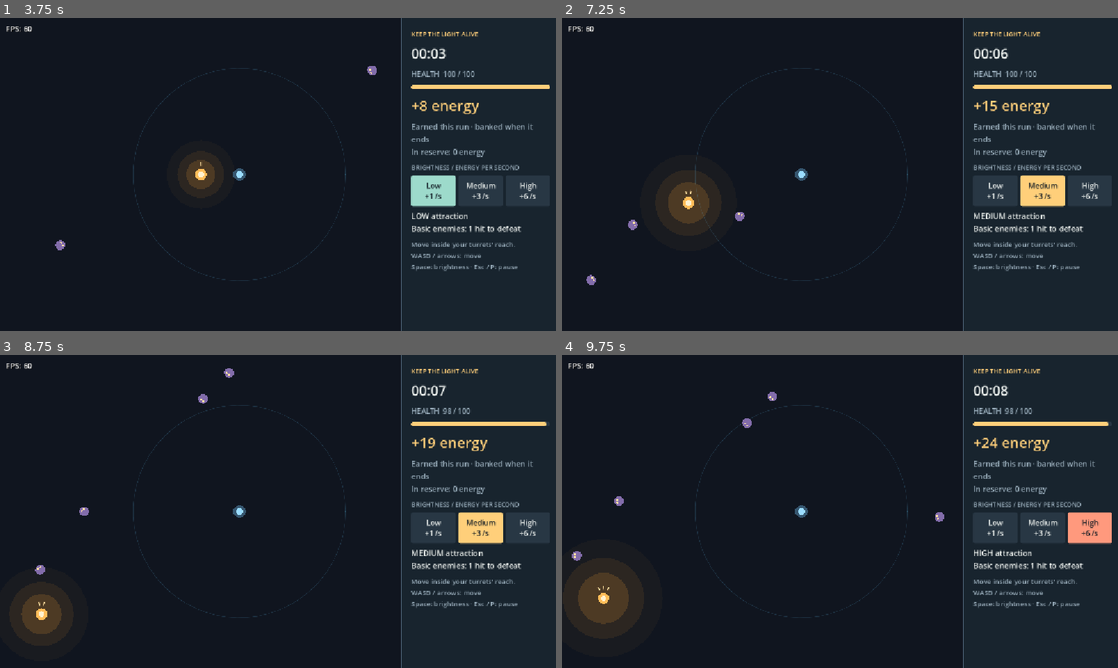
Above: before the commit, frames 1-4 (two rows, left to right).
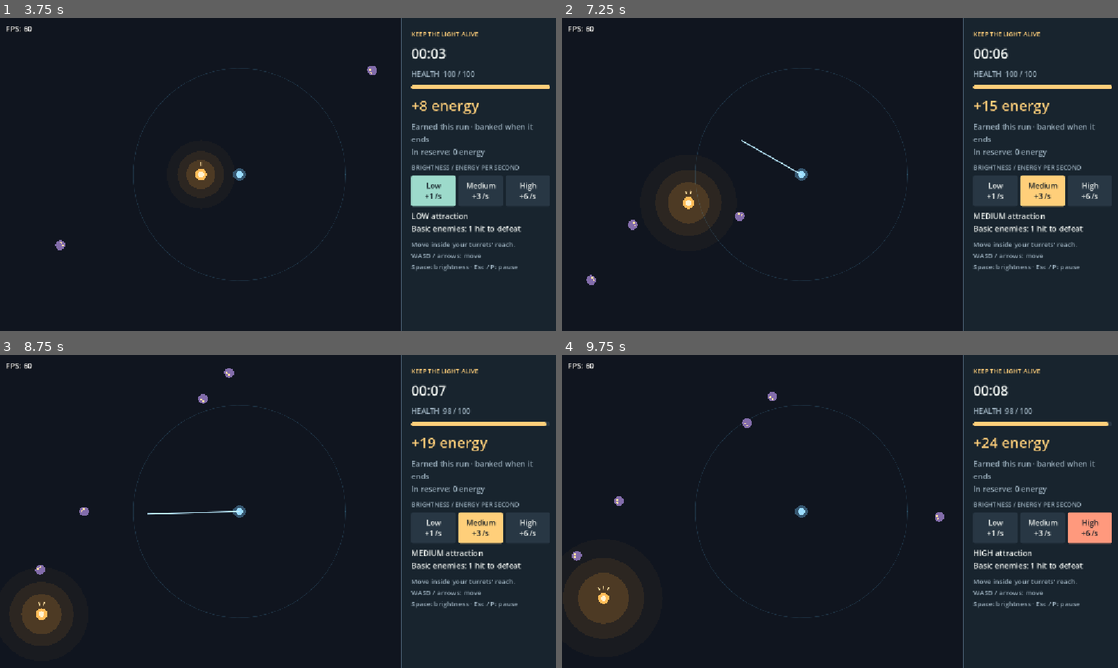
Above: after the commit, the same moments.

Repository: pelletiermaxime/little-last-light
Game: Godot game, scene res://main.tscn
Same seed, same stepped clock (60 frames per second), same inputs: the game is played once before the commit and once after it.
Inputs (mouse positions are in pixels of both pictures, inside the frame that each line leads up to):
- Up to frame 1 (3.75 s): click "Start run (Enter)" at 0.5 s; click "Low +1 /s" at 1.25 s; click "Medium +3 /s" at 2 s; click "High +6 /s" at 2.75 s; tap Enter (start_run) at 3.5 s; move the mouse to (400, 158) at 3.52 s; hold Space (cycle_brightness) from 3.53 s (still down); hold Enter (start_run) from 3.53 s (still down); click (400, 158) at 3.67 s
- Up to frame 2 (7.25 s): move the mouse to (728, 190) at 4.27 s; release Space (cycle_brightness) at 4.28 s; release Enter (start_run) at 4.28 s; hold S (move_down) 4.28-5.03 s; tap B (build_turret) at 4.35 s; tap Enter (start_run) at 4.55, 5, 6.05, 6.5 s; move the mouse to (895, 105) at 5.02 s; hold Space (cycle_brightness) 5.03-5.78 s; hold Enter (start_run) 5.03-5.78 s; move the mouse to (812, 237) at 5.77 s; hold W (move_up) 5.78-6.53 s; tap P at 5.85 s; click (812, 237) at 5.92 s; move the mouse to (1006, 221) at 6.52 s; hold A (move_left) from 6.53 s (still down); hold Enter (start_run) from 6.53 s (still down)
- Up to frame 3 (8.75 s): move the mouse to (111, 464) at 7.27 s; release Enter (start_run) at 7.28 s; tap B (build_turret) at 7.35 s; tap Enter (start_run) at 7.55 s; move the mouse to (305, 511) at 8.02 s; release A (move_left) at 8.03 s; hold S (move_down) from 8.03 s (still down); hold Enter (start_run) from 8.03 s (still down); click (305, 511) at 8.17 s
- Up to frame 4 (9.75 s): move the mouse to (756, 433) at 8.77 s; release S (move_down) at 8.78 s; release Enter (start_run) at 8.78 s; hold Space (cycle_brightness) 8.78-9.53 s; tap P at 8.85 s; tap Enter (start_run) at 9.05 s; move the mouse to (962, 495) at 9.52 s; hold W (move_up) from 9.53 s (still down); hold Enter (start_run) from 9.53 s (still down)

Frame 1 is identical in both runs. In frame 2, less than 0.1% of the frame differs, in the area x 32-44%, y 38-51%; in frame 3, less than 0.1%, in the area x 26-44%, y 49-52%; in frame 4, less than 0.1%.

Commit message:
Improve swarm rendering and idle turret performance

Diff:
--- a/charger.gd
+++ b/charger.gd
@@ -14,6 +14,11 @@
 
 var state: State = State.APPROACH
 var state_remaining: float = 0.0
+
+
+func _create_body() -> void:
+	# Chargers draw their own animated warning and diamond, not the basic body.
+	pass
 
 
 func _ready() -> void:
--- a/enemy.gd
+++ b/enemy.gd
@@ -12,12 +12,18 @@
 var health: float
 
 var target: Node2D
-var heading: Vector2 = Vector2.ZERO
+var heading: Vector2 = Vector2.ZERO:
+	set(value):
+		heading = value
+		if is_instance_valid(body):
+			body.rotation = value.angle() if not value.is_zero_approx() else -PI / 2.0
+var body: Node2D
 
 
 func _ready() -> void:
 	health = max_health
 	add_to_group("enemies")
+	_create_body()
 	queue_redraw()
 
 
@@ -48,7 +54,21 @@
 	# A curved approach may miss it entirely, even when it is very close.
 	if fraction < 1.0:
 		target.take_damage(contact_damage_per_second * delta * (1.0 - fraction))
-	queue_redraw()
+
+
+func _create_body() -> void:
+	# Godot caches these draw commands. Rotate the canvas item to aim the eyes
+	# instead of rebuilding circles for every pursuer on every frame.
+	body = Node2D.new()
+	body.rotation = heading.angle() if not heading.is_zero_approx() else -PI / 2.0
+	body.draw.connect(_draw_body)
+	add_child(body)
+
+
+func _draw_body() -> void:
+	body.draw_circle(Vector2.ZERO, 10.0, Color("#826caa"))
+	body.draw_circle(Vector2(4, 3), 2.0, Color("#ffe0a3"))
+	body.draw_circle(Vector2(4, -3), 2.0, Color("#ffe0a3"))
 
 
 func _first_contact_fraction(movement: Vector2) -> float:
@@ -71,12 +91,7 @@
 
 
 func _draw() -> void:
-	# Eyes face the direction of travel, making pursuit commitment visible.
-	var forward := heading if not heading.is_zero_approx() else Vector2.UP
-	var side := forward.orthogonal()
-	draw_circle(Vector2.ZERO, 10.0, Color("#826caa"))
-	draw_circle(forward * 4.0 - side * 3.0, 2.0, Color("#ffe0a3"))
-	draw_circle(forward * 4.0 + side * 3.0, 2.0, Color("#ffe0a3"))
+	# Health bars remain upright, and only change when taking damage.
 	if max_health > 1.0:
 		draw_rect(Rect2(-12, -18, 24, 3), Color("#35414e"))
 		draw_rect(Rect2(-12, -18, 24 * health / max_health, 3), Color("#efb17b"))
--- a/lantern.gd
+++ b/lantern.gd
@@ -44,7 +44,8 @@
 		return
 	health = maxf(0.0, health - amount)
 	hit_flash = 0.15
-	_update_status()
+	# The HUD samples health at 10 Hz. A crowd must not rebuild the entire UI
+	# once per contact per frame; death still refreshes immediately via end_run.
 	queue_redraw()
 	if health <= 0.0:
 		died.emit()
--- /dev/null
+++ b/tests/benchmark_swarm.gd
@@ -0,0 +1,52 @@
+extends SceneTree
+
+# Run with --disable-vsync --fixed-fps 144 --path . --script tests/benchmark_swarm.gd.
+# Headless runs measure CPU only; use a real display to include rendering.
+var redraws: int = 0
+
+
+func _initialize() -> void:
+	call_deferred("benchmark")
+
+
+func benchmark() -> void:
+	var scene = load("res://main.tscn").instantiate()
+	scene.save_path = "/tmp/little-last-light-benchmark-%d.json" % OS.get_process_id()
+	root.add_child(scene)
+	scene.start_run()
+	scene.set_process(false)
+	scene.lantern.set_physics_process(false)
+	scene.lantern.max_health = 1000000000.0
+	scene.lantern.health = scene.lantern.max_health
+	scene.lantern.elapsed = 300.0
+	for index in range(24):
+		var turret = load("res://turret.tscn").instantiate()
+		turret.position = Vector2(-1000, -1000)
+		scene.add_child(turret)
+		turret.draw.connect(func(): redraws += 1)
+	for count in [100, 500, 1000]:
+		scene._clear_enemies()
+		await process_frame
+		for index in range(count):
+			scene._spawn_enemy()
+			var enemy = scene.get_child(scene.get_child_count() - 1)
+			enemy.position = scene.lantern.position + Vector2.from_angle(index * 2.39996) * (120.0 + index % 200)
+			enemy.contact_damage_per_second = 0.0
+			enemy.draw.connect(func(): redraws += 1)
+			for child in enemy.get_children():
+				if child is CanvasItem:
+					child.draw.connect(func(): redraws += 1)
+		for frame in range(30):
+			await process_frame
+		redraws = 0
+		var samples: Array[float] = []
+		for frame in range(240):
+			# A deterministic moving target keeps the swarm steering.
+			scene.lantern.position = scene.get_arena_rect().get_center() + Vector2.from_angle(frame * 0.02) * 100.0
+			var started := Time.get_ticks_usec()
+			await process_frame
+			samples.append((Time.get_ticks_usec() - started) / 1000.0)
+		samples.sort()
+		print("SWARM count=%d frame_ms_median=%.3f frame_ms_p95=%.3f redraws=%d renderer=%s" % [count, samples[120], samples[228], redraws, DisplayServer.get_name()])
+	scene.free()
+	quit()
--- /dev/null
+++ b/tests/check_performance.gd
@@ -0,0 +1,97 @@
+extends SceneTree
+
+class CountingTurret extends "res://turret.gd":
+	var searches: int = 0
+	func _find_nearest_enemy() -> Node2D:
+		searches += 1
+		return super._find_nearest_enemy()
+
+var failures: int = 0
+var body_redraws: int = 0
+var health_redraws: int = 0
+var turret_redraws: int = 0
+
+
+func _initialize() -> void:
+	call_deferred("check")
+
+
+func expect(condition: bool, message: String) -> void:
+	if not condition:
+		failures += 1
+		printerr("FAIL: " + message)
+
+
+func check() -> void:
+	var scene = load("res://main.tscn").instantiate()
+	var test_path := "/tmp/little-last-light-performance-%d.json" % OS.get_process_id()
+	scene.save_path = test_path
+	root.add_child(scene)
+	scene.start_run()
+	scene.set_process(false)
+	scene.lantern.set_process(false)
+	scene.lantern.set_physics_process(false)
+	scene._set_turrets_active(false)
+	var hud = scene.get_node("GameHUD")
+	hud.set_process(false)
+	scene.lantern.elapsed = 300.0
+	scene._spawn_enemy()
+	var enemy = get_nodes_in_group("enemies")[0]
+	enemy.set_process(false)
+	enemy.position = scene.lantern.position + Vector2(200, 0)
+	enemy.body.draw.connect(func(): body_redraws += 1)
+	enemy.draw.connect(func(): health_redraws += 1)
+	await process_frame
+	await process_frame
+	body_redraws = 0
+	health_redraws = 0
+	for frame in range(12):
+		enemy._process(1.0 / 144.0)
+		await process_frame
+	expect(body_redraws == 0 and health_redraws == 0, "Moving pursuers reuse cached body and health drawings")
+	expect(is_equal_approx(enemy.body.rotation, enemy.heading.angle()), "Cached eyes still follow the heading")
+	enemy.take_damage(1.0)
+	await process_frame
+	await process_frame
+	expect(health_redraws == 1 and body_redraws == 0, "Damage redraws the upright health bar only")
+	var turret := CountingTurret.new()
+	turret.position = Vector2(-1000, -1000)
+	scene.add_child(turret)
+	turret.set_process(false)
+	turret.draw.connect(func(): turret_redraws += 1)
+	await process_frame
+	await process_frame
+	turret_redraws = 0
+	for frame in range(144):
+		turret._process(1.0 / 144.0)
+		await process_frame
+	expect(turret.searches <= 10, "Idle turret scans at most ten times per second at 144 FPS")
+	expect(turret_redraws == 0, "Idle turret does not rebuild its range circle")
+	# A target entering range is found at the next poll, within 0.1 seconds.
+	turret.position = enemy.position
+	var previous_health: float = enemy.health
+	turret._process(0.1)
+	expect(enemy.health == previous_health - turret.damage, "Newly reachable enemy is hit at the next poll")
+	expect(turret.shot_time > 0.0, "Shot flash begins")
+	await process_frame
+	await process_frame
+	expect(turret_redraws == 1, "Firing redraws the shot")
+	turret._process(0.12)
+	await process_frame
+	await process_frame
+	expect(turret.shot_time == 0.0 and turret_redraws == 2, "Expired shot is erased without ongoing redraws")
+	expect(enemy.health == previous_health - turret.damage, "Shot interval is still respected")
+	var stale_text: String = hud.health_text.text
+	for hit in range(100):
+		scene.lantern.take_damage(0.1)
+	expect(is_equal_approx(scene.lantern.health, 90.0), "All crowd damage is applied immediately")
+	expect(hud.health_text.text == stale_text, "Contact hits do not each rebuild the HUD")
+	hud._process(0.1)
+	expect(is_equal_approx(hud.health_bar.value, 90.0), "HUD samples accumulated damage at its normal cadence")
+	scene.lantern.take_damage(1000.0)
+	expect(scene.phase == scene.Phase.PREPARATION and not hud.health_bar.visible, "Death refreshes the HUD immediately")
+	scene.free()
+	DirAccess.remove_absolute(test_path)
+	if failures == 0:
+		print("PASS: cached swarm drawings, idle scan budget, targeting latency, shot expiry, batched HUD damage, immediate death")
+	quit(0 if failures == 0 else 1)
--- a/turret.gd
+++ b/turret.gd
@@ -1,4 +1,7 @@
 extends Node2D
+
+# Idle turrets poll at most ten times per second, even with a large swarm.
+const IDLE_SEARCH_INTERVAL: float = 0.1
 
 @export var attack_range: float = 220.0
 @export var fire_interval: float = 1.5
@@ -11,7 +14,10 @@
 
 func _process(delta: float) -> void:
 	cooldown = maxf(0.0, cooldown - delta)
+	var was_firing := shot_time > 0.0
 	shot_time = maxf(0.0, shot_time - delta)
+	if was_firing and shot_time <= 0.0:
+		queue_redraw()
 
 	if cooldown <= 0.0:
 		var enemy: Node2D = _find_nearest_enemy()
@@ -21,13 +27,14 @@
 			shot_time = 0.12
 			cooldown = fire_interval
 			enemy.take_damage(damage)
-
-	queue_redraw()
+			queue_redraw()
+		else:
+			cooldown = IDLE_SEARCH_INTERVAL
 
 
 func _find_nearest_enemy() -> Node2D:
 	var nearest: Node2D = null
-	var nearest_distance: float = attack_range
+	var nearest_distance_squared: float = attack_range * attack_range
 
 	for node in get_tree().get_nodes_in_group("enemies"):
 		var enemy := node as Node2D
@@ -35,13 +42,13 @@
 		if enemy == null or enemy.is_queued_for_deletion():
 			continue
 
-		var distance: float = global_position.distance_to(
+		var distance_squared: float = global_position.distance_squared_to(
 			enemy.global_position
 		)
 
-		if distance < nearest_distance:
+		if distance_squared < nearest_distance_squared:
 			nearest = enemy
-			nearest_distance = distance
+			nearest_distance_squared = distance_squared
 
 	return nearest
 
Not shown, added: tests/benchmark_swarm.gd.uid
Not shown, added: tests/check_performance.gd.uid
Not shown, added: docs/performance.md
